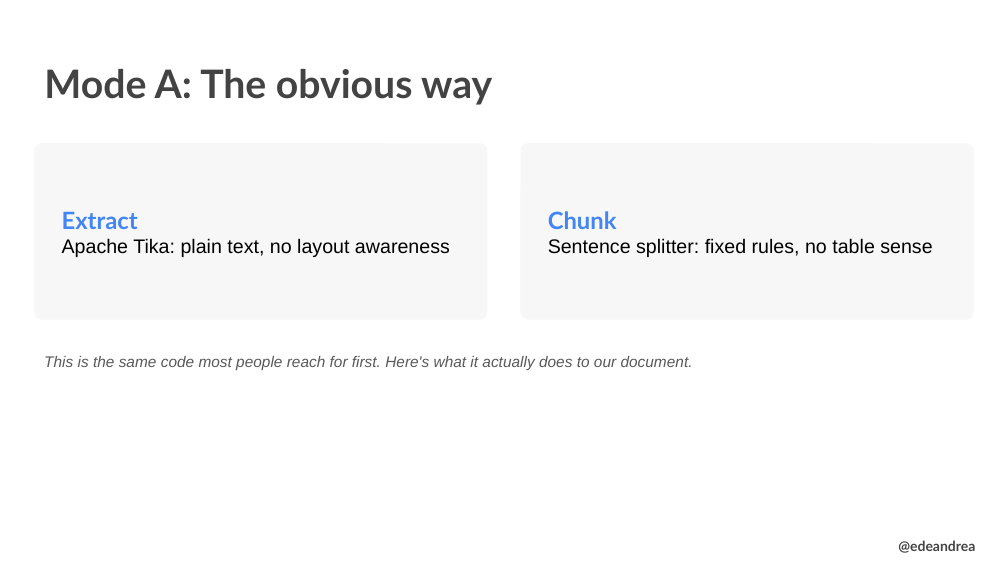
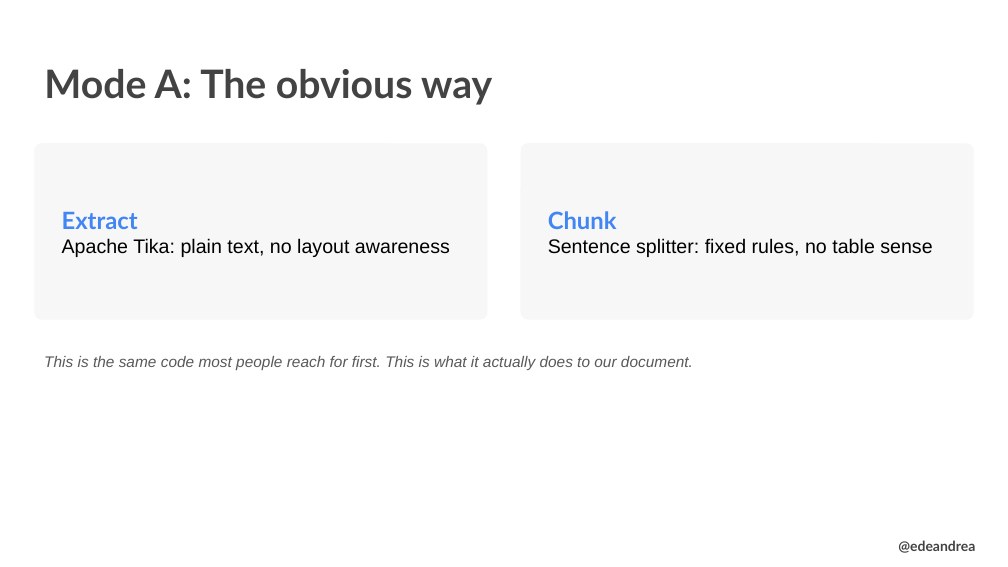
Before and after one commit to edeandrea/garbage-in-insight-out, a slide deck: slide 11 of docs/garbage-in-insight-out.pptx. Drawn at 1008x567 pixels with LibreOffice and Linux fonts; fonts in the diff are those of the drawing; background and template pictures are left out. Boxes give left, top, right and bottom in pixels: in the first picture for what was removed or moved away, otherwise in the second. Text is boxed around its words. In the diff, an @@ line names an element or a change of style, - is before the commit and + after.

```diff
--- a/docs/garbage-in-insight-out.pptx
+++ b/docs/garbage-in-insight-out.pptx
@@ text at box(44, 356, 693, 370): text changed @@
-This is the same code most people reach for first. Here's what it actually does to our document.
+This is the same code most people reach for first. This is what it actually does to our document.
```
Also in this commit, not shown: 3 other slides changed.
